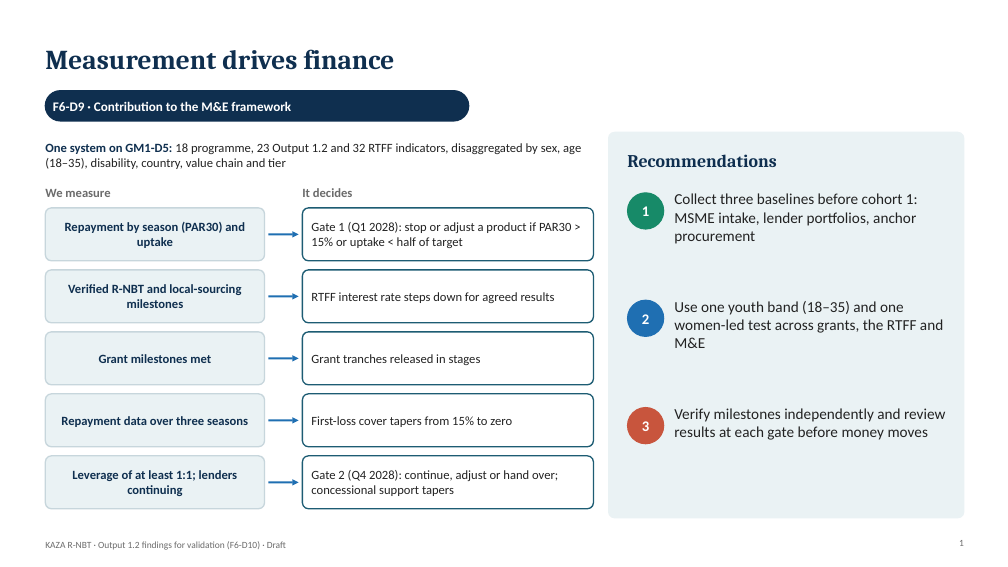
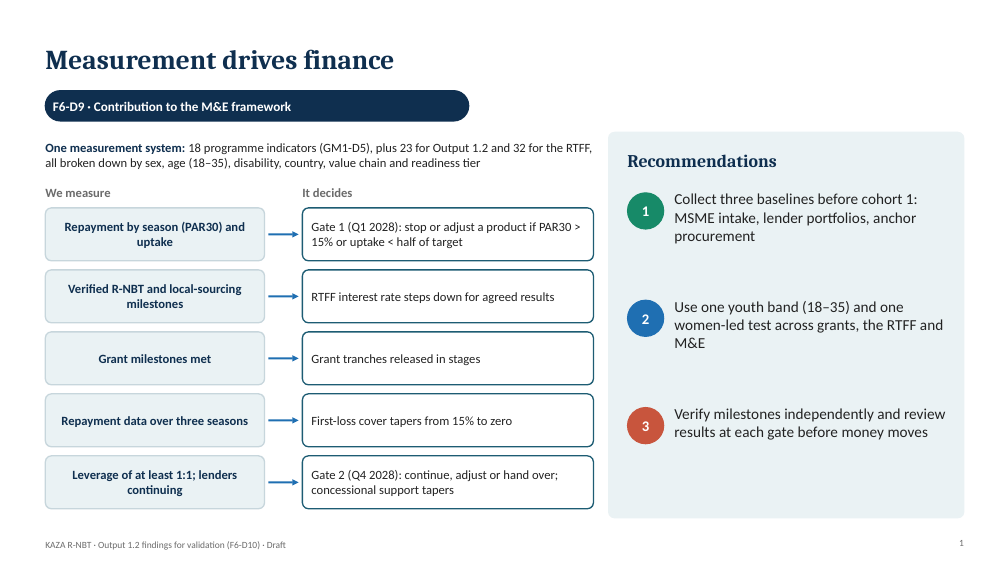
Before and after one commit to modestanz/GIZ-Works, a slide deck: slide 1 of deliverables/F6-D10_Slide12_Measurement_Option.pptx. Drawn at 1008x567 pixels with LibreOffice and Linux fonts; fonts in the diff are those of the drawing; background and template pictures are left out. Boxes give left, top, right and bottom in pixels: in the first picture for what was removed or moved away, otherwise in the second. Text is boxed around its words. In the diff, an @@ line names an element or a change of style, - is before the commit and + after.

```diff
--- a/deliverables/F6-D10_Slide12_Measurement_Option.pptx
+++ b/deliverables/F6-D10_Slide12_Measurement_Option.pptx
@@ text at <box>45,143,592,169</box>: text changed @@
-One system on GM1-D5: 18 programme, 23 Output 1.2 and 32 RTFF indicators, disaggregated by sex, age (18–35), disability, country, value chain and tier
+One measurement system: 18 programme indicators (GM1-D5), plus 23 for Output 1.2 and 32 for the RTFF, all broken down by sex, age (18–35), disability, country, value chain and readiness tier
```
Also in this commit, not shown: 8 other files.
